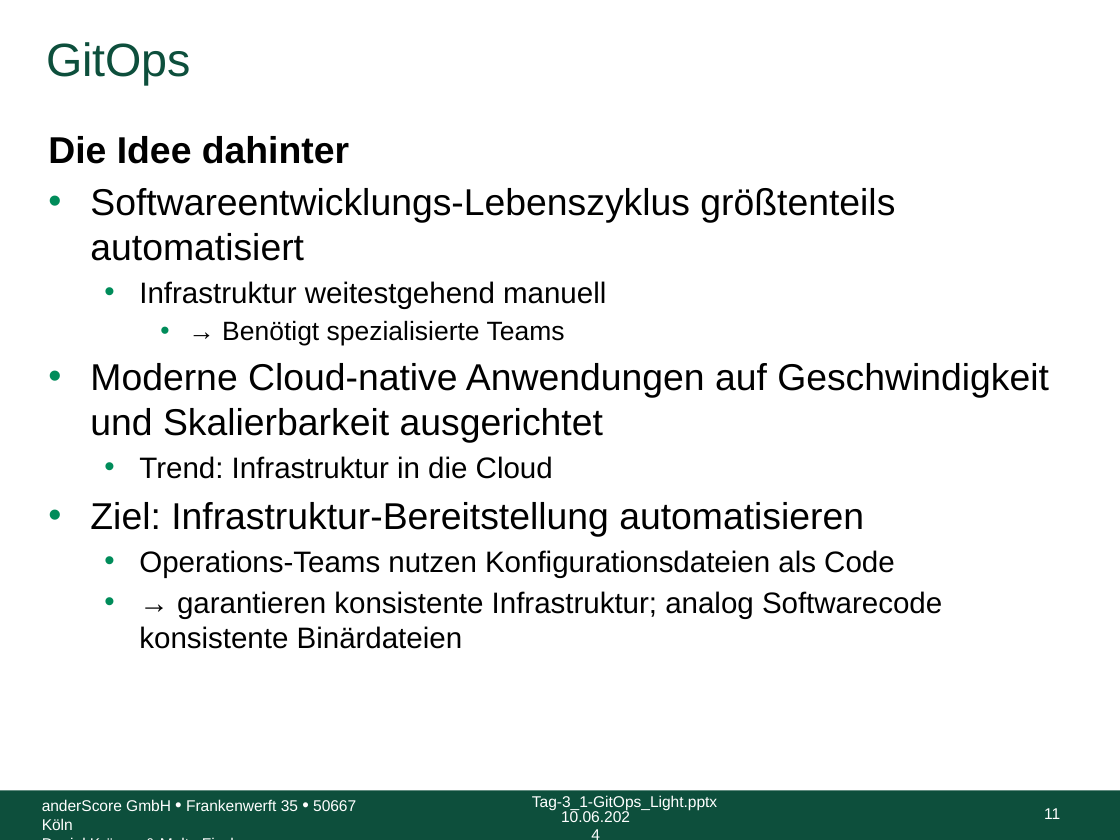
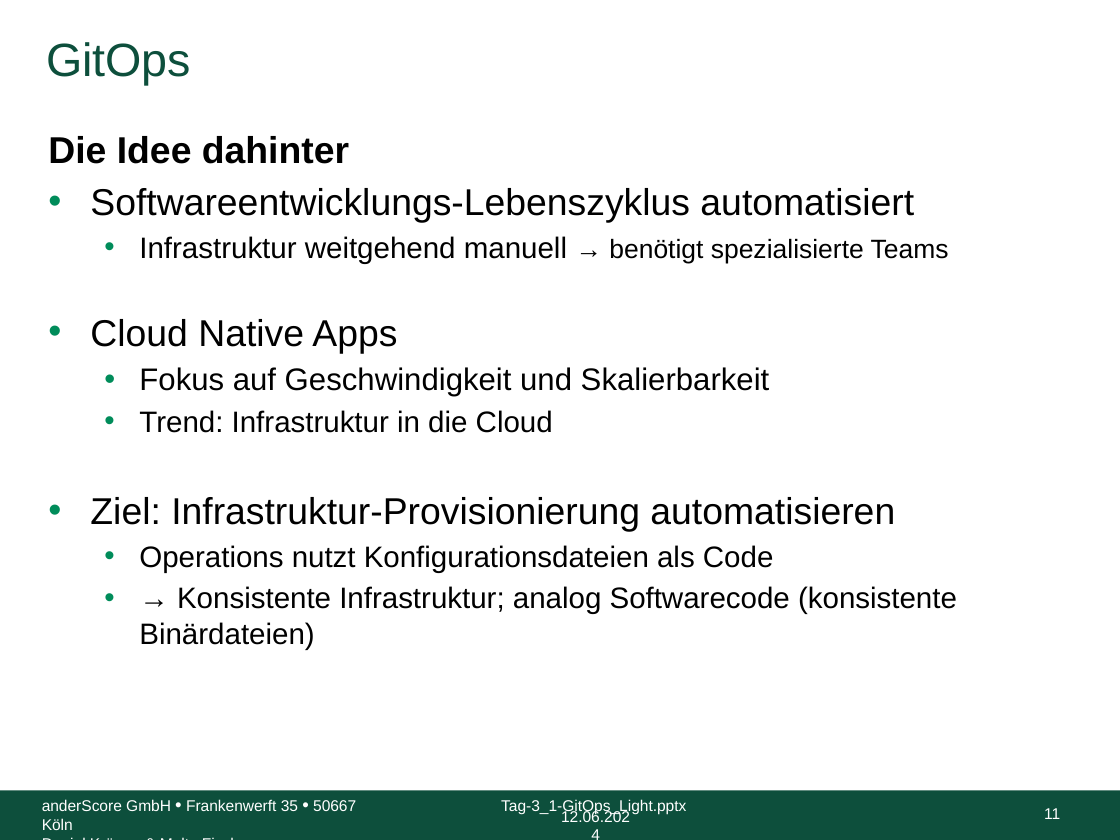
Before and after one commit to anderscore-gmbh/gitlab, a slide deck: slide 11 of slides/Tag-3_1-GitOps_Light.pptx. Drawn at 1120x840 pixels with LibreOffice and Linux fonts; fonts in the diff are those of the drawing; background and template pictures are left out. Boxes give left, top, right and bottom in pixels: in the first picture for what was removed or moved away, otherwise in the second. Text is boxed around its words. In the diff, an @@ line names an element or a change of style, - is before the commit and + after.

```diff
--- a/slides/Tag-3_1-GitOps_Light.pptx
+++ b/slides/Tag-3_1-GitOps_Light.pptx
@@ text at box(90, 188, 949, 397): text changed @@
-• Softwareentwicklungs-Lebenszyklus größtenteils automatisiert
-  • Infrastruktur weitestgehend manuell
-    • → Benötigt spezialisierte Teams
-• Moderne Cloud-native Anwendungen auf Geschwindigkeit und Skalierbarkeit ausgerichtet
+• Softwareentwicklungs-Lebenszyklus automatisiert
+  • Infrastruktur weitgehend manuell → benötigt spezialisierte Teams
+• Cloud Native Apps
+  • Fokus auf Geschwindigkeit und Skalierbarkeit
@@ text at box(90, 497, 957, 650): text changed @@
-• Ziel: Infrastruktur-Bereitstellung automatisieren
-  • Operations-Teams nutzen Konfigurationsdateien als Code
-  • → garantieren konsistente Infrastruktur; analog Softwarecode konsistente Binärdateien
+• Ziel: Infrastruktur-Provisionierung automatisieren
+  • Operations nutzt Konfigurationsdateien als Code
+  • → Konsistente Infrastruktur; analog Softwarecode (konsistente Binärdateien)
@@ text "Tag-3_1-GitOps_Light.pptx": place and size @@
-text "Tag-3_1-GitOps_Light.pptx" at box(532, 795, 717, 811)
+text "Tag-3_1-GitOps_Light.pptx" at box(501, 799, 686, 814)
@@ text at box(561, 809, 630, 822): text changed @@
-10.06.2024
+12.06.2024
```
Also in this commit, not shown: 35 other slides changed.
